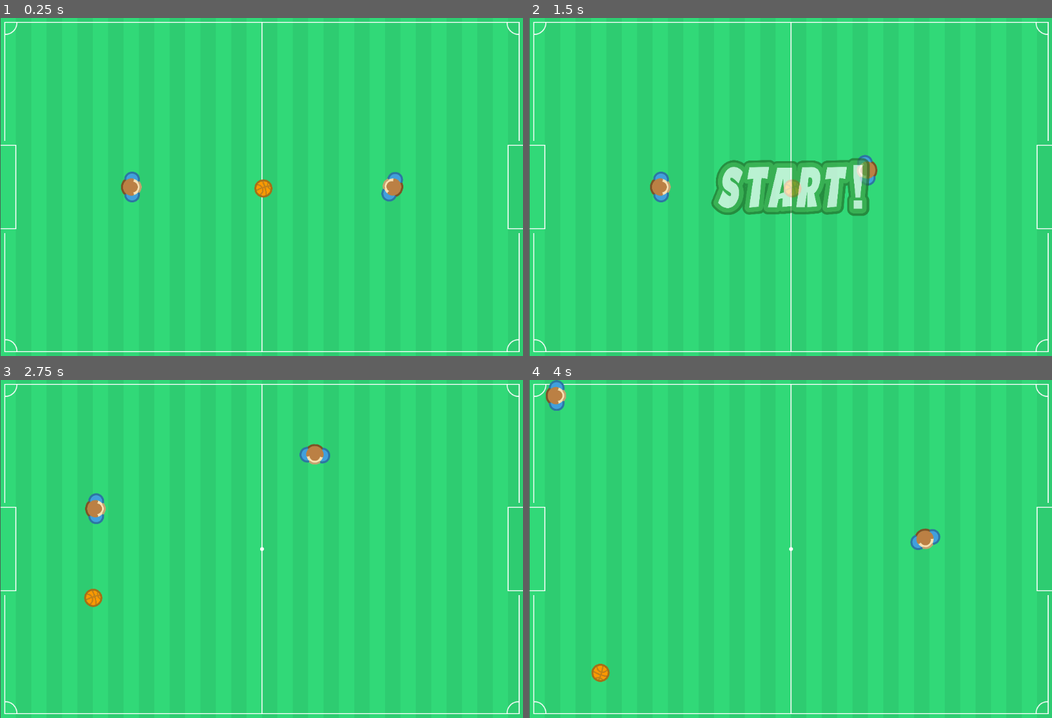
Above: before the commit, frames 1-4 (two rows, left to right).
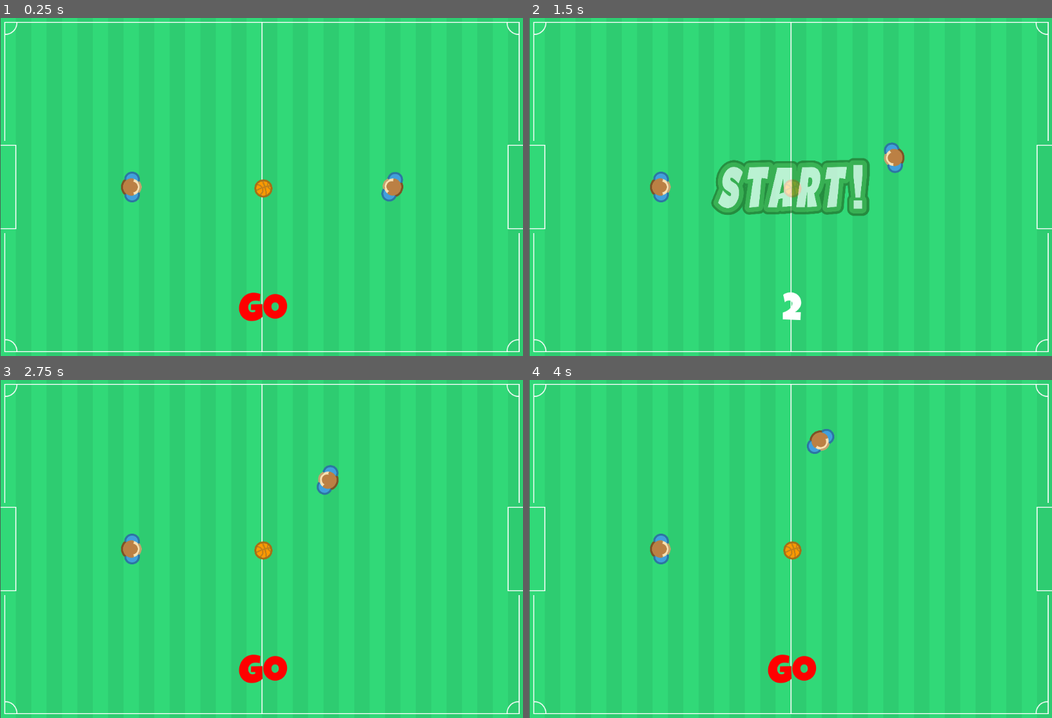
Above: after the commit, the same moments.

Repository: TheVulcoreTeam/SoccerFight
Game: Godot game, scene res://Game/Game.tscn
Same seed, same stepped clock (60 frames per second), same inputs: the game is played once before the commit and once after it. This scene is started directly instead of the project's main scene.
Inputs (mouse positions are in pixels of both pictures, inside the frame that each line leads up to):
- Up to frame 1 (0.25 s): no input
- Up to frame 2 (1.5 s): move the mouse to (905, 170) at 0.52 s; press the mouse at (905, 170) at 0.53 s; move the mouse to (685, 203) at 1.27 s; release the mouse at (685, 203) at 1.28 s; click (685, 203) at 1.35 s
- Up to frame 3 (2.75 s): move the mouse to (313, 474) at 2.02 s; press the mouse at (313, 474) at 2.03 s
- Up to frame 4 (4 s): move the mouse to (764, 616) at 2.77 s; release the mouse at (764, 616) at 2.78 s; click (764, 616) at 2.85 s; move the mouse to (947, 599) at 3.52 s; press the mouse at (947, 599) at 3.53 s

The runs differ from the first frame. In frame 1, 0.5% of the frame differs, in the area x 45-55%, y 81-90%; in frame 2, 0.8%; in frame 3, 2.0%; in frame 4, 2.0%, in the area x 3-79%, y 0-90%.

Commit message:
Look and feel and cooldown

Diff:
--- a/Game/Actors/Player/Player.gd
+++ b/Game/Actors/Player/Player.gd
@@ -21,17 +21,18 @@
 var sync_velocity =  Vector2(200, 200)
 
 var time = 0
-const TIME_PERIOD = 1 # 500ms
-
+const TIME_PERIOD = 3 # 500ms
 var shoot_available = true
 
 func _physics_process(delta):
 	if !remote_user:
 		$Sprite.look_at(get_global_mouse_position())
-	time += delta
-	if time > TIME_PERIOD:
+
+	if time > 0:
+		time -= delta
+	else:
+		time = 0
 		shoot_available = true
-		time = 0
 
 """LOOP"""
 func _integrate_forces(state):
@@ -94,6 +95,7 @@
 	if event.is_action_pressed("impulse"):
 		if shoot_available:
 			shoot_available = false
+			time = TIME_PERIOD
 			if !remote_user:
 				triger = true
 				mouse_position = get_local_mouse_position()
--- a/Game/SoccerField/SoccerField.gd
+++ b/Game/SoccerField/SoccerField.gd
@@ -47,3 +47,13 @@
 
 func _on_respawn_ball():
 	spawn_ball()
+
+func _process(delta):
+	if Main.player1:
+		var _string = str(int(Main.player1.time))
+		if _string == "0":
+			_string = "Go"
+			$Label.modulate = Color( 1, 0, 0, 1 )
+		else:
+			$Label.modulate = Color( 1, 1, 1, 1 )
+		$Label.text = _string
--- a/Game/SoccerField/SoccerField.tscn
+++ b/Game/SoccerField/SoccerField.tscn
@@ -1,6 +1,7 @@
-[gd_scene load_steps=6 format=2]
+[gd_scene load_steps=8 format=2]
 
 [ext_resource path="res://Game/SoccerField/Backround.tscn" type="PackedScene" id=1]
+[ext_resource path="res://Fonts/LuckiestGuy-Regular.ttf" type="DynamicFontData" id=2]
 [ext_resource path="res://Game/Actors/Ball/Ball.tscn" type="PackedScene" id=3]
 [ext_resource path="res://Game/SoccerField/SoccerField.gd" type="Script" id=4]
 
@@ -9,6 +10,10 @@
 
 [sub_resource type="RectangleShape2D" id=2]
 extents = Vector2( 32, 86 )
+
+[sub_resource type="DynamicFont" id=3]
+size = 80
+font_data = ExtResource( 2 )
 
 [node name="SoccerField" type="Node2D"]
 script = ExtResource( 4 )
@@ -41,5 +46,17 @@
 [node name="Ball" parent="." instance=ExtResource( 3 )]
 position = Vector2( 546.819, 354.91 )
 
+[node name="Label" type="Label" parent="."]
+margin_left = 408.035
+margin_top = 573.118
+margin_right = 686.035
+margin_bottom = 692.118
+custom_fonts/font = SubResource( 3 )
+text = "2.3"
+align = 1
+__meta__ = {
+"_edit_use_anchors_": false
+}
+
 [connection signal="body_entered" from="Goals/Left" to="." method="_on_LeftGoal_body_entered"]
 [connection signal="body_entered" from="Goals/Right" to="." method="_on_RightGoal_body_entered"]
--- a/UI/RegisterUI.gd
+++ b/UI/RegisterUI.gd
@@ -74,7 +74,6 @@
 	$Confirm.hide()
 	print_debug("close_question")
 
-
 func _on_close_modal():
 	var dic = {
 		"eventName" : "answering",
--- a/UI/RegisterUI.tscn
+++ b/UI/RegisterUI.tscn
@@ -1,7 +1,34 @@
-[gd_scene load_steps=3 format=2]
+[gd_scene load_steps=8 format=2]
 
 [ext_resource path="res://UI/RegisterUI.gd" type="Script" id=1]
 [ext_resource path="res://Game/SoccerField/Backround.tscn" type="PackedScene" id=2]
+[ext_resource path="res://Fonts/LuckiestGuy-Regular.ttf" type="DynamicFontData" id=3]
+
+[sub_resource type="DynamicFont" id=1]
+size = 30
+outline_size = 3
+outline_color = Color( 0.0431373, 0.101961, 0.333333, 1 )
+extra_spacing_top = 5
+font_data = ExtResource( 3 )
+
+[sub_resource type="Theme" id=2]
+default_font = SubResource( 1 )
+
+[sub_resource type="DynamicFont" id=3]
+size = 30
+outline_size = 3
+outline_color = Color( 0.235294, 0.32549, 0.831373, 1 )
+extra_spacing_top = 6
+font_data = ExtResource( 3 )
+
+[sub_resource type="DynamicFont" id=4]
+size = 120
+outline_size = 13
+outline_color = Color( 0.0941176, 0.129412, 0.411765, 1 )
+extra_spacing_top = 80
+extra_spacing_char = 2
+extra_spacing_space = 11
+font_data = ExtResource( 3 )
 
 [node name="RegisterUI" type="Control"]
 anchor_left = 0.5
@@ -40,29 +67,33 @@
 anchor_right = 0.5
 anchor_bottom = 0.5
 margin_left = -168.0
-margin_top = -78.5
+margin_top = -70.0
 margin_right = 168.0
-margin_bottom = 78.5
+margin_bottom = 79.0
+theme = SubResource( 2 )
 __meta__ = {
 "_edit_use_anchors_": false
 }
 
 [node name="Title" type="Label" parent="Background/VBox"]
 margin_right = 336.0
-margin_bottom = 14.0
+margin_bottom = 36.0
 text = "Your Nick"
 align = 1
 valign = 1
 
 [node name="YourNick" type="LineEdit" parent="Background/VBox"]
-margin_top = 18.0
+margin_top = 40.0
 margin_right = 336.0
-margin_bottom = 42.0
+margin_bottom = 87.0
+custom_fonts/font = SubResource( 3 )
+align = 1
+placeholder_text = "..."
 
 [node name="HBox" type="HBoxContainer" parent="Background/VBox"]
-margin_top = 46.0
+margin_top = 91.0
 margin_right = 336.0
-margin_bottom = 66.0
+margin_bottom = 133.0
 
 [node name="SinglePlayer" type="Button" parent="Background/VBox/HBox"]
 visible = false
@@ -73,7 +104,7 @@
 
 [node name="Multiplayer" type="Button" parent="Background/VBox/HBox"]
 margin_right = 336.0
-margin_bottom = 20.0
+margin_bottom = 42.0
 size_flags_horizontal = 3
 text = "Multiplayer"
 
@@ -134,6 +165,16 @@
 "_edit_use_anchors_": false
 }
 
+[node name="Label" type="Label" parent="."]
+anchor_right = 1.0
+margin_bottom = 330.0
+custom_fonts/font = SubResource( 4 )
+text = "Soccker Fight"
+align = 1
+__meta__ = {
+"_edit_use_anchors_": false
+}
+
 [connection signal="pressed" from="Background/VBox/HBox/SinglePlayer" to="." method="_on_SinglePlayer_pressed"]
 [connection signal="pressed" from="Background/VBox/HBox/Multiplayer" to="." method="_on_Multiplayer_pressed"]
 [connection signal="confirmed" from="Confirm" to="." method="_on_Confirm_confirmed"]
--- a/UI/UserList.gd
+++ b/UI/UserList.gd
@@ -21,13 +21,15 @@
 			continue
 		if user_dic[element]["status"] == 1:
 			var buttom = Button.new()
-			buttom.text = str( user_dic[element]["nick"] + " " + str(user_dic[element]["status"]))
+#			buttom.text = str( user_dic[element]["nick"] + " " + str(user_dic[element]["status"]))
+			buttom.text = str( user_dic[element]["nick"] )
 			buttom.connect("pressed", self, "on_pressed",[element] )
 			$VBox.add_child(buttom)
 			continue
 		if user_dic[element]["status"] == 2:
 			var buttom = Button.new()
-			buttom.text = str( user_dic[element]["nick"] + " " + str(user_dic[element]["status"]))
+#			buttom.text = str( user_dic[element]["nick"] + " " + str(user_dic[element]["status"]))
+			buttom.text = str( user_dic[element]["nick"])
 			$VBox.add_child(buttom)
 			continue
 
@@ -35,7 +37,8 @@
 			if(parent.get_node("Background/VBox/YourNick").text == user_dic[element]["nick"]):
 				parent.get_node("Confirm").show()
 			var buttom = Button.new()
-			buttom.text = str( user_dic[element]["nick"] + " " + str(user_dic[element]["status"]))
+#			buttom.text = str( user_dic[element]["nick"] + " " + str(user_dic[element]["status"]))
+			buttom.text = str( user_dic[element]["nick"] )
 			$VBox.add_child(buttom)
 			continue
 
--- a/UI/UserList.tscn
+++ b/UI/UserList.tscn
@@ -5,9 +5,11 @@
 [node name="UserList" type="Control"]
 anchor_right = 1.0
 anchor_bottom = 1.0
-margin_right = -400.0
-margin_bottom = -100.0
-rect_min_size = Vector2( 400, 300 )
+margin_left = 32.0
+margin_top = 30.0
+margin_right = -720.0
+margin_bottom = -374.0
+rect_min_size = Vector2( 336, 150 )
 script = ExtResource( 1 )
 __meta__ = {
 "_edit_use_anchors_": false
Binary file added: Fonts/LuckiestGuy-Regular.ttf
